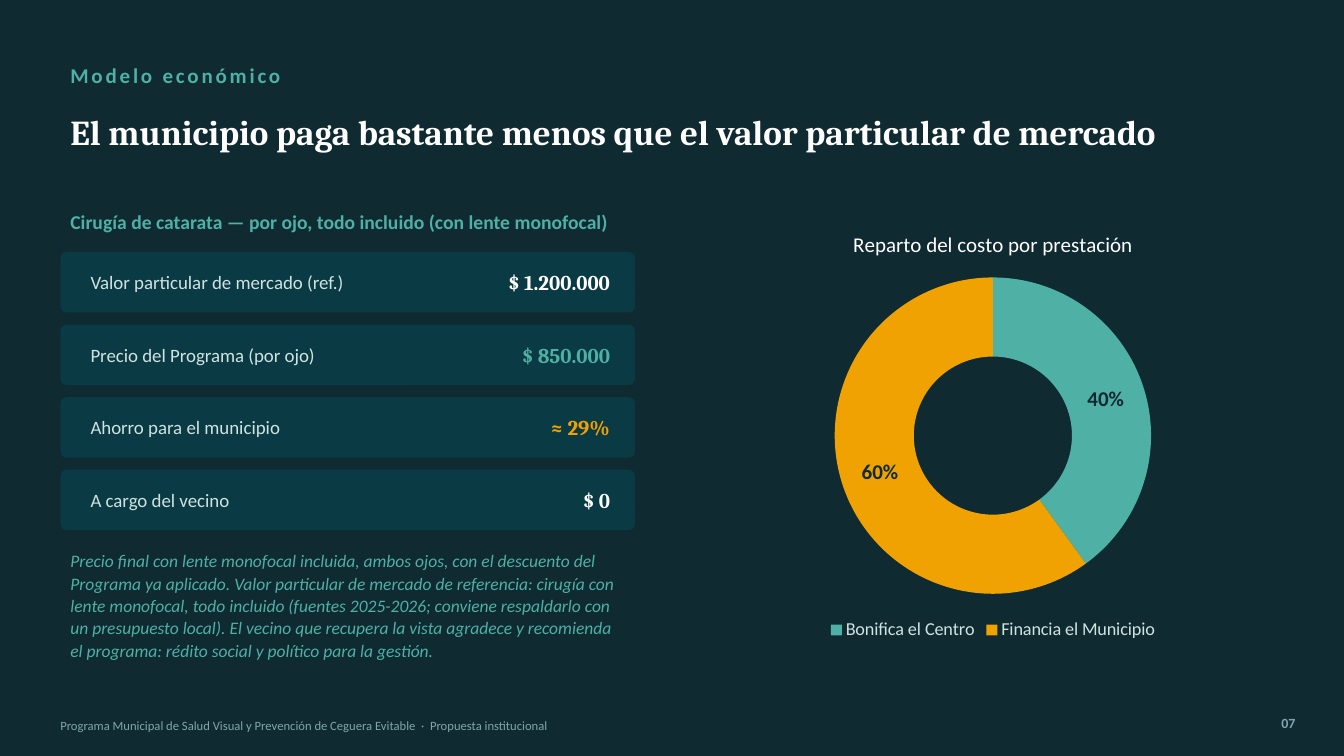
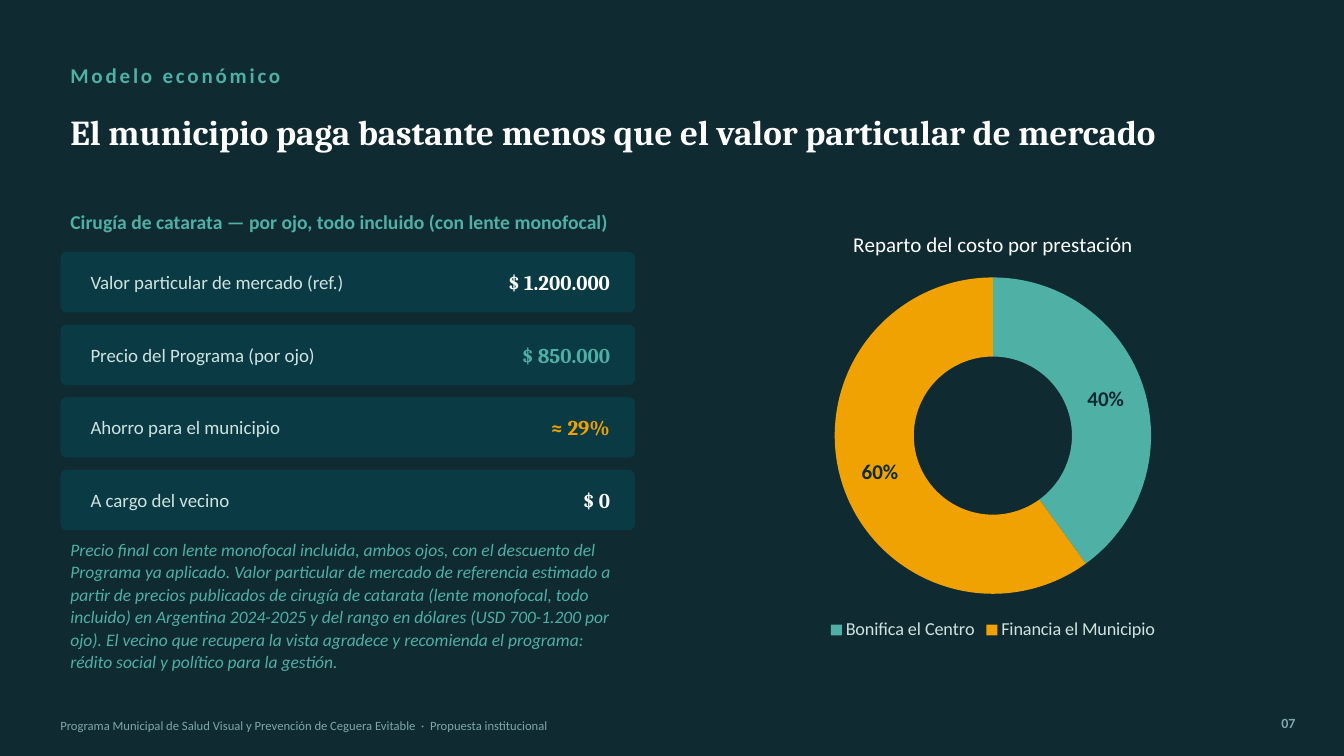
Before and after one commit to rvdistribuidor4-bit/mkt, a slide deck: slide 7 of convenios/ver-para-vivir/fuentes/Presentacion_Programa_Salud_Visual_Municipios.pptx. Drawn at 1344x756 pixels with LibreOffice and Linux fonts; fonts in the diff are those of the drawing. Boxes give left, top, right and bottom in pixels: in the first picture for what was removed or moved away, otherwise in the second. Text is boxed around its words. In the diff, an @@ line names an element or a change of style, - is before the commit and + after.

```diff
--- a/convenios/ver-para-vivir/fuentes/Presentacion_Programa_Salud_Visual_Municipios.pptx
+++ b/convenios/ver-para-vivir/fuentes/Presentacion_Programa_Salud_Visual_Municipios.pptx
@@ text at (x1=70, y1=544, x2=610, y2=671): text changed @@
-Precio final con lente monofocal incluida, ambos ojos, con el descuento del Programa ya aplicado. Valor particular de mercado de referencia: cirugía con lente monofocal, todo incluido (fuentes 2025-2026; conviene respaldarlo con un presupuesto local). El vecino que recupera la vista agradece y recomienda el programa: rédito social y político para la gestión.
+Precio final con lente monofocal incluida, ambos ojos, con el descuento del Programa ya aplicado. Valor particular de mercado de referencia estimado a partir de precios publicados de cirugía de catarata (lente monofocal, todo incluido) en Argentina 2024-2025 y del rango en dólares (USD 700-1.200 por ojo). El vecino que recupera la vista agradece y recomienda el programa: rédito social y político para la gestión.
```
Also in this commit, not shown: 2 other files.
